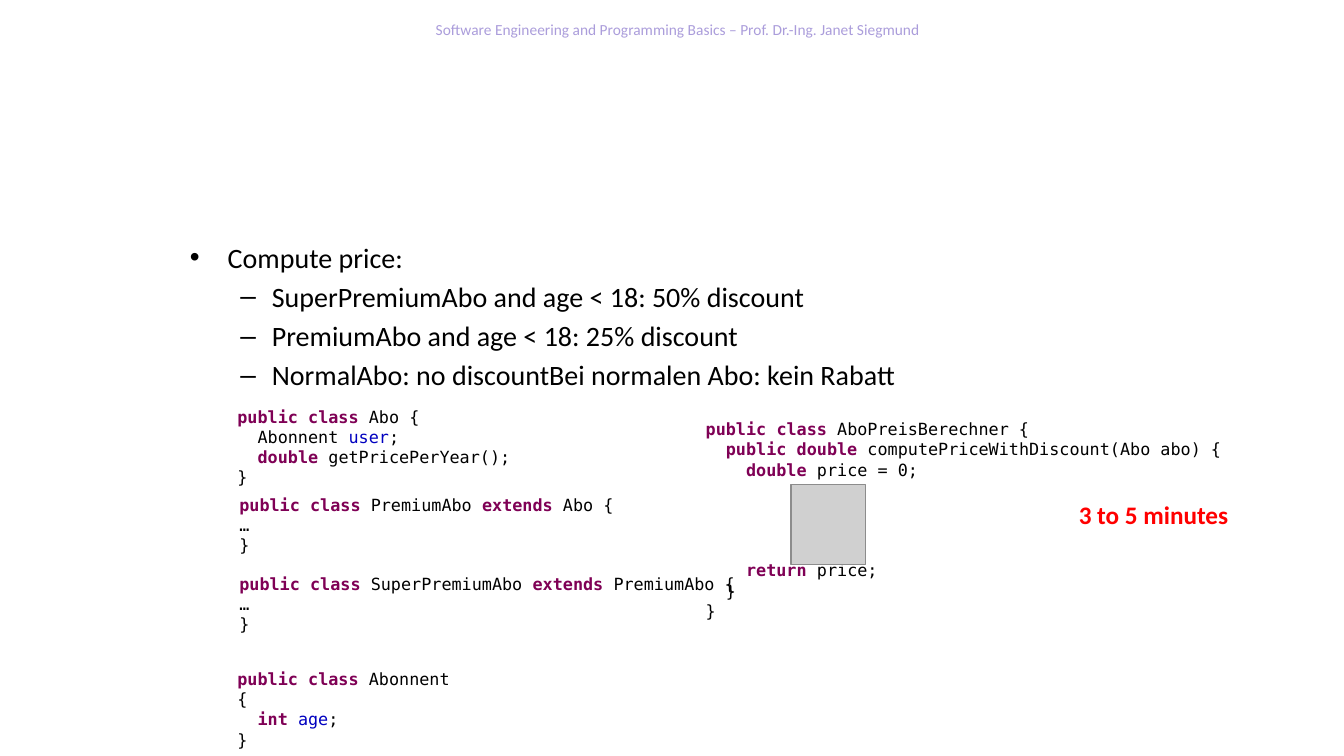
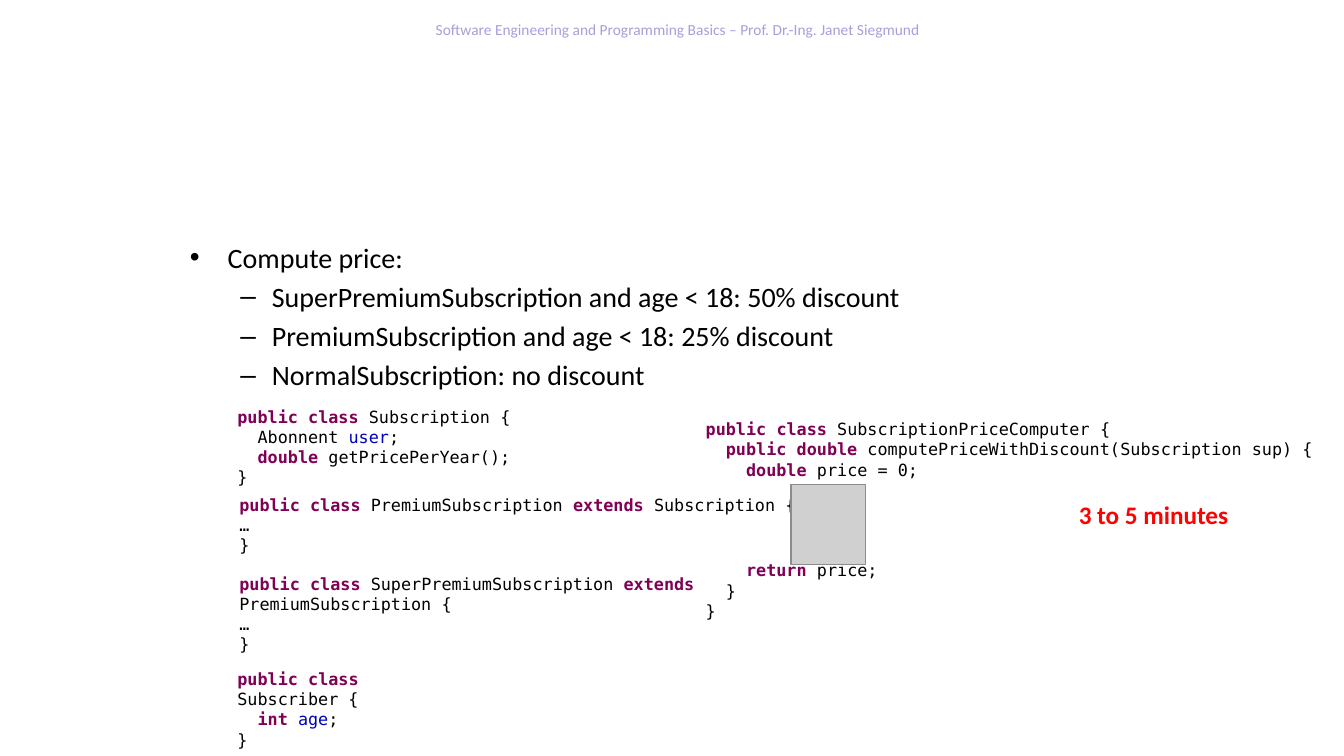
Before and after one commit to feigensp/lehre, a slide deck: slide 38 of se_prog/slides/09_Polymorphism.pptx (slide 37 before the commit). Drawn at 1344x756 pixels with LibreOffice and Linux fonts; fonts in the diff are those of the drawing; grey boxes stand for pictures; background and template pictures are left out. Boxes give left, top, right and bottom in pixels: in the first picture for what was removed or moved away, otherwise in the second. Text is boxed around its words. In the diff, an @@ line names an element or a change of style, - is before the commit and + after.

Commit message:
Updated slides

```diff
--- a/se_prog/slides/09_Polymorphism.pptx
+++ b/se_prog/slides/09_Polymorphism.pptx
@@ text at [272,287,899,390]: text changed @@
-  – SuperPremiumAbo and age < 18: 50% discount
-  – PremiumAbo and age < 18: 25% discount
-  – NormalAbo: no discountBei normalen Abo: kein Rabatt
+  – SuperPremiumSubscription and age < 18: 50% discount
+  – PremiumSubscription and age < 18: 25% discount
+  – NormalSubscription: no discount
@@ text at [237,410,490,427]: text changed; text colour #7F0055 to #000000; bold off @@
-public class Abo {
+public class Subscription {
@@ text at [706,422,1292,459]: text changed @@
-public class AboPreisBerechner {
-public double computePriceWithDiscount(Abo abo) {
+public class SubscriptionPriceComputer {
+public double computePriceWithDiscount(Subscription sup) {
@@ text at [239,497,775,515]: text changed; text colour #7F0055 to #000000; bold off @@
-public class PremiumAbo extends Abo {
+public class PremiumSubscription extends Subscription {
@@ text at [239,577,695,614]: text changed @@
-public class SuperPremiumAbo extends PremiumAbo {
+public class SuperPremiumSubscription extends PremiumSubscription {
@@ text at [237,672,358,706]: text changed @@
-public class Abonnent {
+public class Subscriber {
```
Also in this commit, not shown: 15 other slides changed, 1 slide added, 3 other files.
